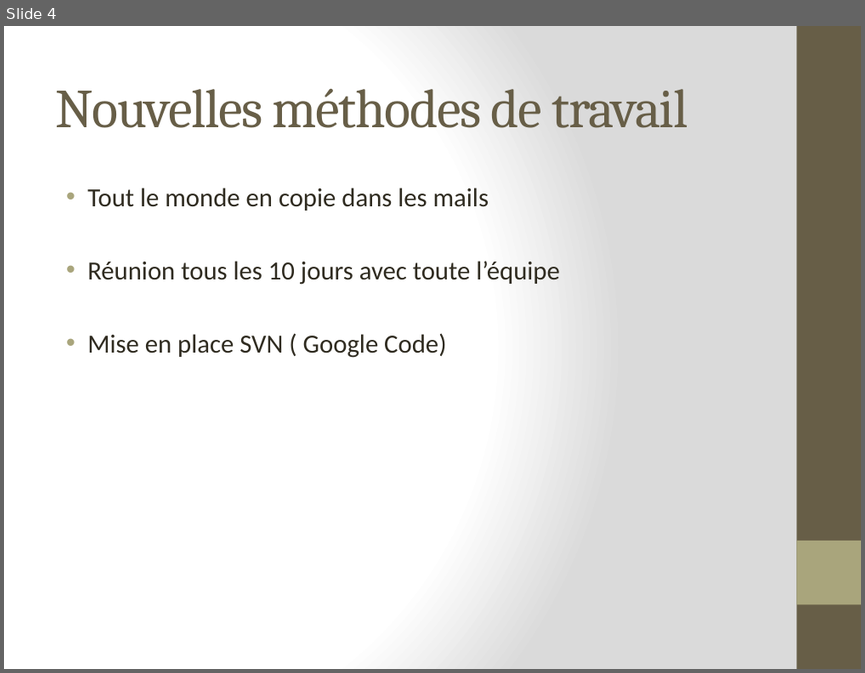
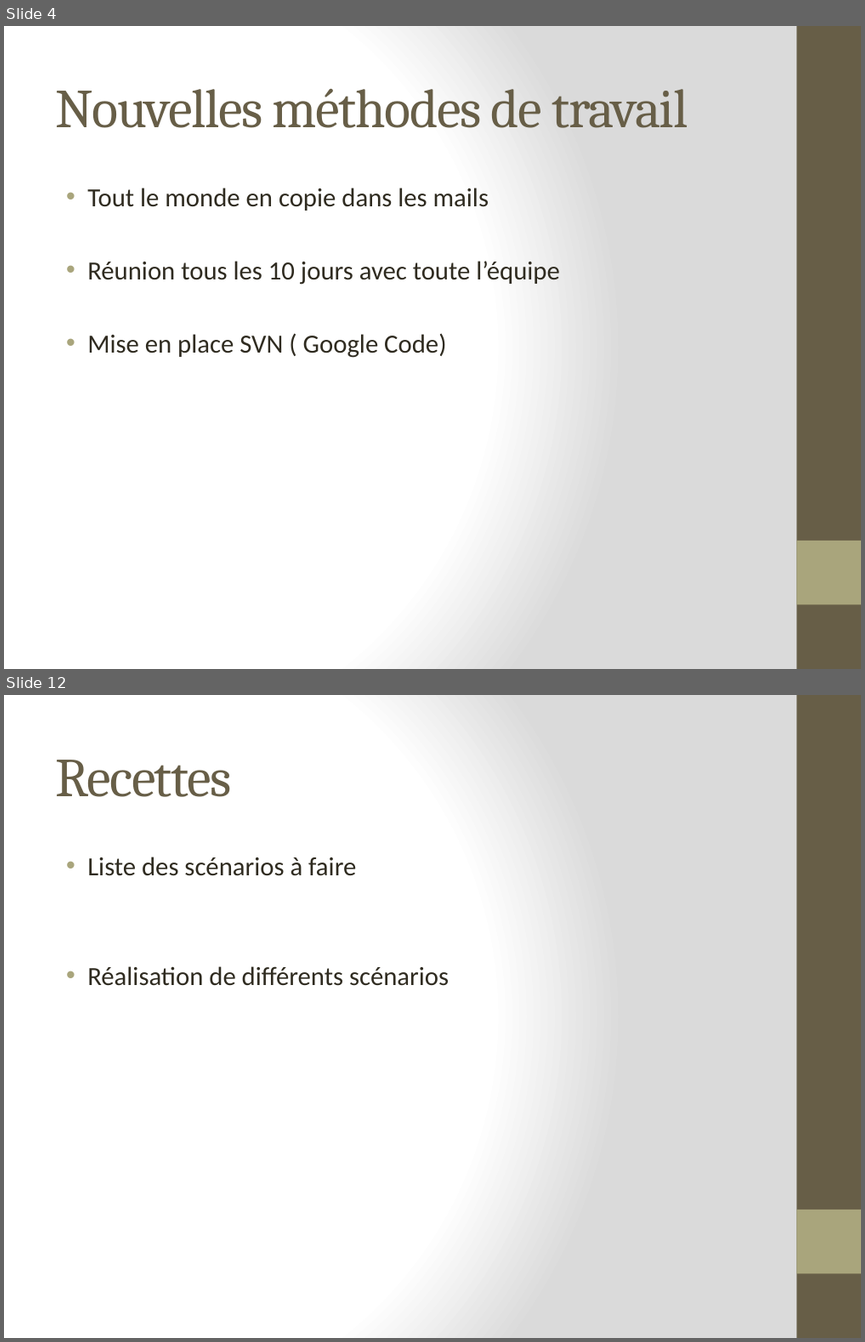
Before and after one commit to lobtec/dartiesgroupe2, a slide deck: PROJET/Presentation/PRE_15-12-10_V1.pptx. Shown one above the other, each under a label of ours: slide 4 before the commit, slides 4 and 12 after it; the slides between them are not shown. The pictures are 865x673 and 865x1342 pixels, drawn with LibreOffice and Linux fonts; fonts in the diff are those of the drawing. Boxes give left, top, right and bottom in pixels: in the first picture for what was removed or moved away, otherwise in the second. Text is boxed around its words. In the diff, an @@ line names an element or a change of style, - is before the commit and + after.

```diff
--- a/PROJET/Presentation/PRE_15-12-10_V1.pptx
+++ b/PROJET/Presentation/PRE_15-12-10_V1.pptx
@@ slide 12 added at bbox=[4, 695, 861, 1338], background gradient #FFFFFF to #DADADA; not listed: 2 template elements that a slide beside it also shows @@
@@ title added at bbox=[55, 760, 231, 797], 46 pt, text #675E47 @@
+Recettes
@@ text added at bbox=[87, 857, 449, 986], 22 pt, text #2F2B20 @@
+• Liste des scénarios à faire
+• Réalisation de différents scénarios
```
Also in this commit, not shown: 1 slide changed, 6 other slides added, 4 slides removed, 1 other file.
